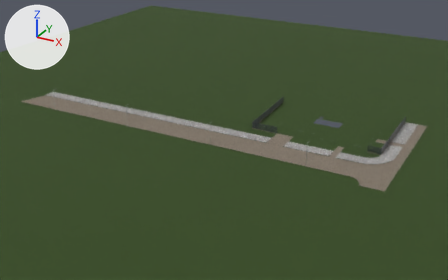
An edit to the glTF model public/assets/archviz/dom-landscape.glb, drawn before and after from the same camera.
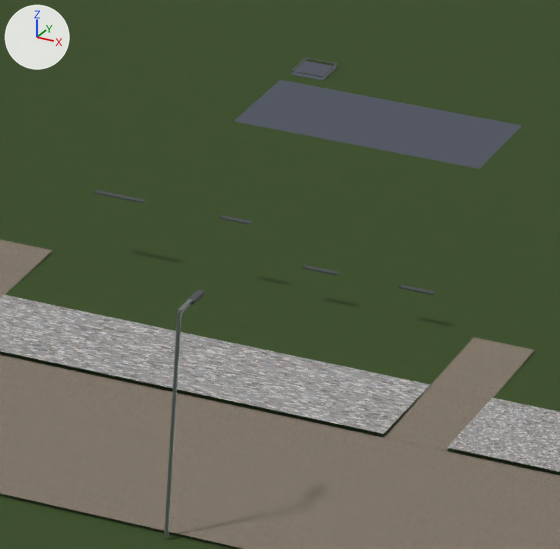
Each version appears first whole from a camera (50 mm lens) standing at (45.0, -131.3, 57.0) and looking at (-23.7, -6.4, -5.4), and next in a close-up on the part from 64% to 78% of the width and 39% to 60% of the height. Arrows for +X, +Y and +Z are at upper left; the lights stay in place. The last two pictures show the newer version.

Objects in the first close-up: 'DOM_00000 | Terén · DMR 5G kontext', 'DOM_00001 | Parcela 6012/26 · 753 m²', 'DOM_00003 | Cestná rezerva 6012/1 · hlinená krajnica 2 s otvormi pre vstupy', 'DOM_00004 | Cestná rezerva 6012/1 · hlinená krajnica 3 s otvormi pre vstupy', 'DOM_00005 | Miestna komunikácia 6012/1 · čelná vozovka po hranu odvodenú z C3', 'DOM_00045 | Stožiar verejného osvetlenia 4 · fotografia stavebníka', 'DOM_00054 | Spádované samostatné napojenie GARAGE-DOOR · 25.637 m²', 'DOM_00056 | Spádované samostatné napojenie FRONT-ENTRY · 9.156 m²' and 9 more.
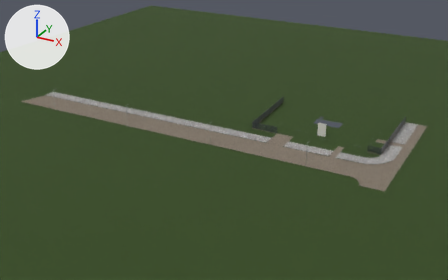
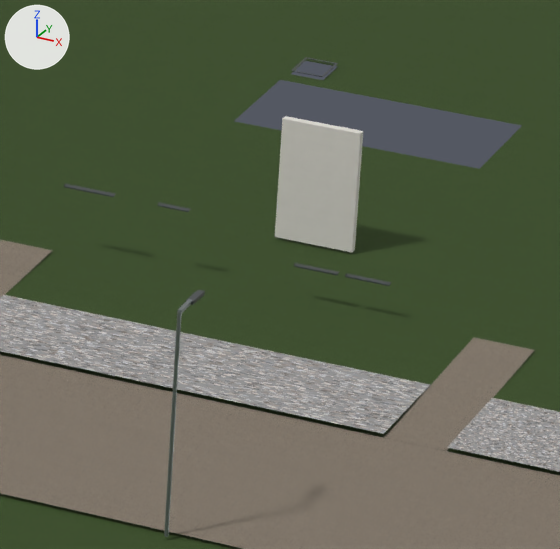
The change in detail:
Picture 'white_plaster_02-roughness' (img_white_plaster_02_roughness) is new.
Picture 'white_plaster_02-normal' (img_white_plaster_02_normal) is new.
Picture 'white_plaster_02-diffuse' (img_white_plaster_02_diffuse) is new.
Material 'MAT_0033 | real-interior-plaster' (mat_mat_0033___real_interior_plaster) is new.
Uses the picture img_white_plaster_02_diffuse.
Uses the picture img_white_plaster_02_normal.
Uses the picture img_white_plaster_02_roughness.
Mesh me_dom_00480 is new.
It is a box spanning x -0.06..1.94, y -4.44..-4.24, z 0.0..3.13.
It uses material mat_mat_0033___real_interior_plaster.
Object 'DOM_00480 | Vnútorná stena B-STREET-KID-TOP · priečka 199 mm' (ob_dom_00480___vnútorná_stena_b_street_kid_top___priečka_199_mm) is new; it shows me_dom_00480.
Its location is (0.0, 0.0, 0.0).

Where the change shows, as pixel boxes [x1, y1, x2, y2] in the close-ups (560 x 549 px):
'DOM_00480 | Vnútorná stena B-STREET-KID-TOP · priečka 199 mm', added: after [275, 116, 363, 252]
